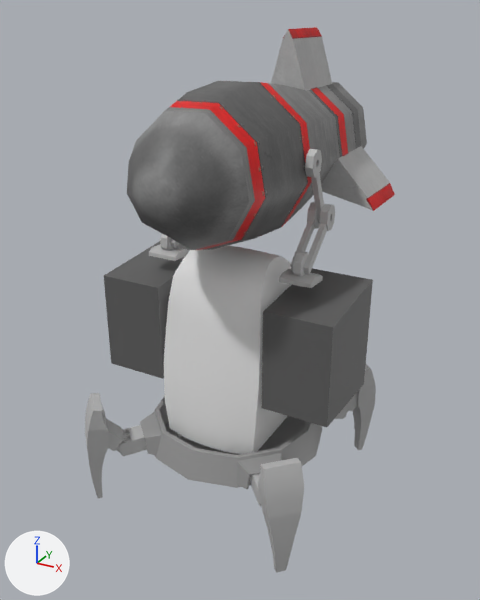
Before and after pictures for a commit that changed the FBX model Unity/Assets/Character/bulwark_missile.fbx.
One viewpoint serves both versions: a 50 mm camera at (0.053, -0.0945, 0.085) aimed at (-0.0008, 0.0033, 0.0361). The axes (+X, +Y, +Z) are drawn at lower left. The lights are the same throughout. Where no turn or scale is listed for an object, it has been applied to the vertices.

Names of what the first picture shows: 'bulwark_FullAnim_UVed:polySurface18', 'bulwark_FullAnim_UVed:polySurface21', 'bulwark_FullAnim_UVed:polySurface27', 'bulwark_FullAnim_UVed:polySurface30', 'bulwark_FullAnim_UVed:polySurface35', 'bulwark_FullAnim_UVed:polySurface36', 'bulwark_FullAnim_UVed:polySurface37', 'polySurface36', 'polySurface54', 'polySurface55', 'polySurface63'.
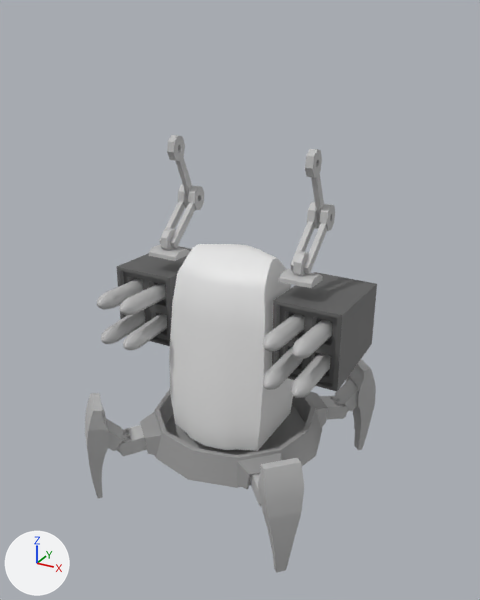
The newer file is also turned or shifted as a whole; pictures and numbers use the older file's frame.

The change, as a diff of the scene's bpy script:
```diff
--- a/Unity/Assets/Character/bulwark_missile.fbx.py
+++ b/Unity/Assets/Character/bulwark_missile.fbx.py
@@ me_mesh_012 @@
 # used by ob_bulwark_fullanim_uved_polysurface35; location = (0.0, 0.0, 0.0)
-me_mesh_012.from_pydata(...)  # 211 vertices, 200 faces; spans x -0.0096..0.0096, y -0.0111..0.0111, z 0.0131..0.047
+me_mesh_012.from_pydata(...)  # 211 vertices, 200 faces; spans x -0.0096..0.0096, y -0.0111..0.0128, z 0.0131..0.047
+# me_mesh_012 part 1: 193 of 211 vertices moved; they spanned x -0.0096..0.0096, y -0.0108..0.0111, z 0.0131..0.047 and now span x -0.0096..0.0096, y -0.0103..0.0128, z 0.0131..0.047; mean shift (0.0, 0.0001, 0.0); largest move (-0.0093, 0.0098, 0.0196) -> (-0.0093, 0.0064, 0.0196)
 me_mesh_012.materials.append(mat_bulwark_fullanim_uved_lambert4)
@@ me_mesh_023_1 @@
+me_mesh_023_1.from_pydata(...)  # 512 vertices, 504 faces; spans x -0.0212..-0.011, y -0.0151..0.0073, z 0.0298..0.0402
+me_mesh_023_1.materials.append(mat_bulwark_fullanim_uved_lambert6)  # grey #bcbcbc
@@ me_mesh_021_1 @@
+me_mesh_021_1.from_pydata(...)  # 512 vertices, 504 faces; spans x 0.011..0.0212, y -0.0151..0.0073, z 0.0298..0.0402
+me_mesh_021_1.materials.append(mat_bulwark_fullanim_uved_lambert6)  # grey #bcbcbc
@@ me_mesh_020_1 @@
+me_mesh_020_1.from_pydata(...)  # 148 vertices, 146 faces; spans x 0.0101..0.0219, y -0.0055..0.0118, z 0.0279..0.0416
+me_mesh_020_1.materials.append(mat_bulwark_fullanim_uved_lambert5)  # dark grey #5e5e5e
@@ me_mesh_022_1 @@
+me_mesh_022_1.from_pydata(...)  # 148 vertices, 146 faces; spans x -0.0219..-0.0101, y -0.0055..0.0118, z 0.0279..0.0416
+me_mesh_022_1.materials.append(mat_bulwark_fullanim_uved_lambert5)  # dark grey #5e5e5e
@@ ob_bulwark_fullanim_uved_polysurface37 @@
-ob_bulwark_fullanim_uved_polysurface37 = bpy.data.objects.new('bulwark_FullAnim_UVed:polySurface37', me_mesh_014)
-ob_bulwark_fullanim_uved_polysurface37.location = (0.0, 0.0, 0.0)
@@ ob_polysurface36 @@
-ob_polysurface36 = bpy.data.objects.new('polySurface36', me_mesh_018)
-ob_polysurface36.location = (0.0, 0.0061, 0.0617)
@@ ob_bulwark_fullanim_uved_polysurface36 @@
-ob_bulwark_fullanim_uved_polysurface36 = bpy.data.objects.new('bulwark_FullAnim_UVed:polySurface36', me_mesh_013)
+ob_bulwark_fullanim_uved_polysurface36 = bpy.data.objects.new('bulwark_FullAnim_UVed:polySurface36', None)
 ob_bulwark_fullanim_uved_polysurface36.location = (0.0, 0.0, 0.0)
@@ ob_polysurface71 @@
+ob_polysurface71 = bpy.data.objects.new('polySurface71', me_mesh_023_1)
+ob_polysurface71.location = (0.0, 0.0, 0.0001)
@@ ob_polysurface72 @@
+ob_polysurface72 = bpy.data.objects.new('polySurface72', me_mesh_021_1)
+ob_polysurface72.location = (0.0, 0.0, 0.0001)
@@ ob_polysurface73 @@
+ob_polysurface73 = bpy.data.objects.new('polySurface73', me_mesh_020_1)
+ob_polysurface73.location = (0.0, 0.0, 0.0)
@@ ob_polysurface74 @@
+ob_polysurface74 = bpy.data.objects.new('polySurface74', me_mesh_022_1)
+ob_polysurface74.location = (0.0, 0.0, 0.0)
```

Where the change shows, as pixel boxes (x1, y1, x2, y2) in the pictures (480 x 600 px):
'polySurface36', deleted
    before: (127, 27, 395, 250)
'bulwark_FullAnim_UVed:polySurface35', reshaped
    before: (164, 245, 292, 454)
    after: (169, 244, 294, 451)
'bulwark_FullAnim_UVed:polySurface37', deleted
    before: (262, 268, 373, 427)
'bulwark_FullAnim_UVed:polySurface36', no longer drawn
    before: (104, 241, 190, 379)
'polySurface73', added
    after: (272, 272, 377, 392)
'polySurface72', added
    after: (263, 313, 332, 398)
'polySurface71', added
    after: (97, 278, 167, 350)
'polySurface74', added
    after: (116, 246, 192, 346)
